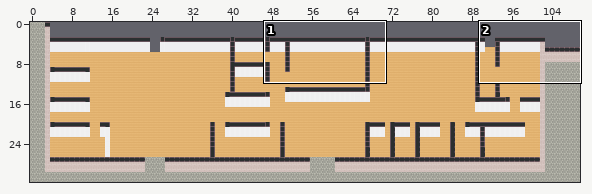
Level history. Tiled map (JSON): map.tmj. Above: a wide view before the commit, with the close-up outlined.
Close-up. Old version:
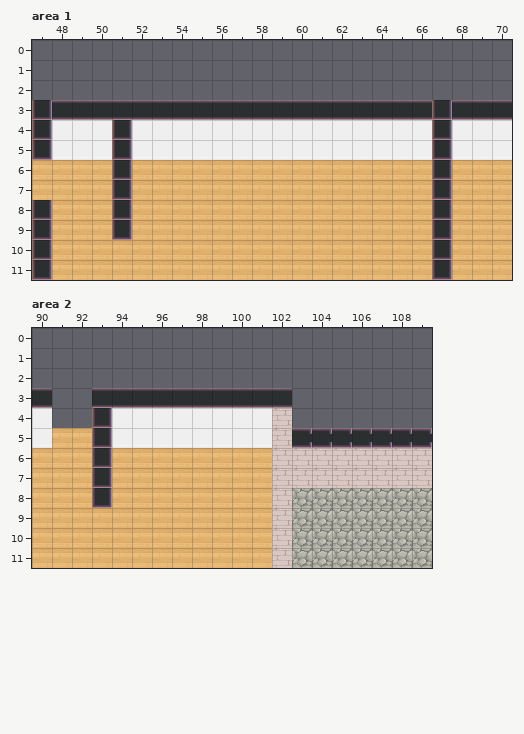
Cells are 32x32 px. Shown: area 1 x 47..70, y 0..11; area 2 x 90..109, y 0..11. The commit also changed other parts of the map, which this record leaves out.
Now the later version:
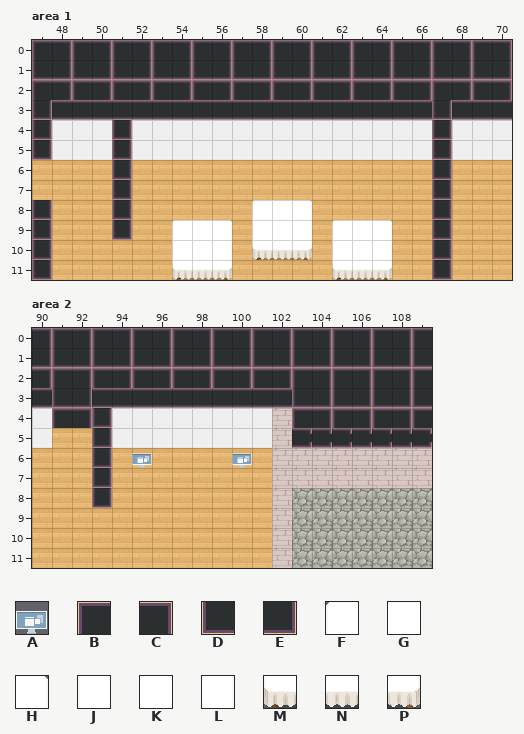
Key: from "WA_Miscellaneous": A 0; from "WA_Room_Builder": B 25, C 26, D 50, E 51; from "WA_Tables": F 244, G 245, H 246, J 254, K 255, L 256, M 264, N 265, P 266.
_ is an empty cell.
Changes in this commit:
Layer "floor/floor1", area 1:
The edit adds tile B in row 0 at x 47, 49, 51, 53, 55, 57, 59, 61, 63, 65, 67 and 69; in row 2 at x 47, 49, 51, 53, 55, 57, 59, 61, 63, 65, 67 and 69.
The edit adds tile C in row 0 at x 48, 50, 52, 54, 56, 58, 60, 62, 64, 66, 68 and 70; in row 2 at x 48, 50, 52, 54, 56, 58, 60, 62, 64, 66, 68 and 70.
The edit adds tile D in row 1 at x 47, 49, 51, 53, 55, 57, 59, 61, 63, 65, 67 and 69.
The edit adds tile E in row 1 at x 48, 50, 52, 54, 56, 58, 60, 62, 64, 66, 68 and 70.
Layer "furniture/furniture1", area 1:
The edit adds tile F in row 8 at x 58; in row 9 at x 54 and 62.
The edit adds tile G in row 8 at x 59; in row 9 at x 55 and 63.
The edit adds tile H in row 8 at x 60; in row 9 at x 56 and 64.
The edit adds tile J in row 9 at x 58; in row 10 at x 54 and 62.
The edit adds tile K in row 9 at x 59; in row 10 at x 55 and 63.
The edit adds tile L in row 9 at x 60; in row 10 at x 56 and 64.
The edit adds tile M in row 10 at x 58; in row 11 at x 54 and 62.
The edit adds tile N in row 10 at x 59; in row 11 at x 55 and 63.
The edit adds tile P in row 10 at x 60; in row 11 at x 56 and 64.
Layer "floor/floor1", area 2:
The edit adds tile B in row 0 at x 91, 93, 95, 97, 99, 101, 103, 105, 107 and 109; in row 2 at x 91, 93, 95, 97, 99, 101, 103, 105, 107 and 109; in row 4 at x 91, 103, 105, 107 and 109.
The edit adds tile C in row 0 at x 90, 92, 94, 96, 98, 100, 102, 104, 106 and 108; in row 2 at x 90, 92, 94, 96, 98, 100, 102, 104, 106 and 108; in row 4 at x 92, 104, 106 and 108.
The edit adds tile D in row 1 at x 91, 93, 95, 97, 99, 101, 103, 105, 107 and 109; in row 3 at x 91, 103, 105, 107 and 109.
The edit adds tile E in row 1 at x 90, 92, 94, 96, 98, 100, 102, 104, 106 and 108; in row 3 at x 92, 104, 106 and 108.
Layer "furniture/furniture1", area 2:
The edit adds tile A in row 6 at x 95 and 100.
